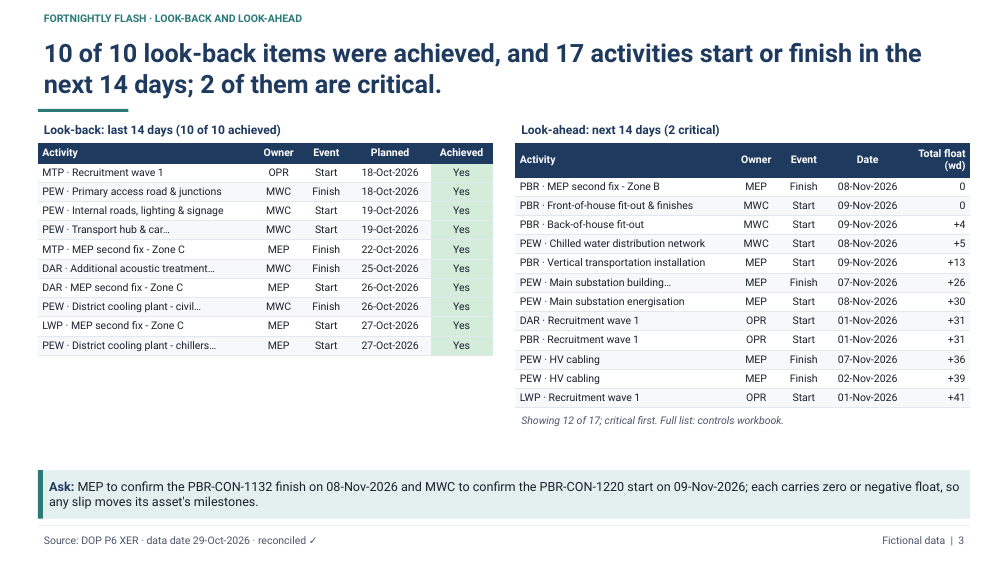
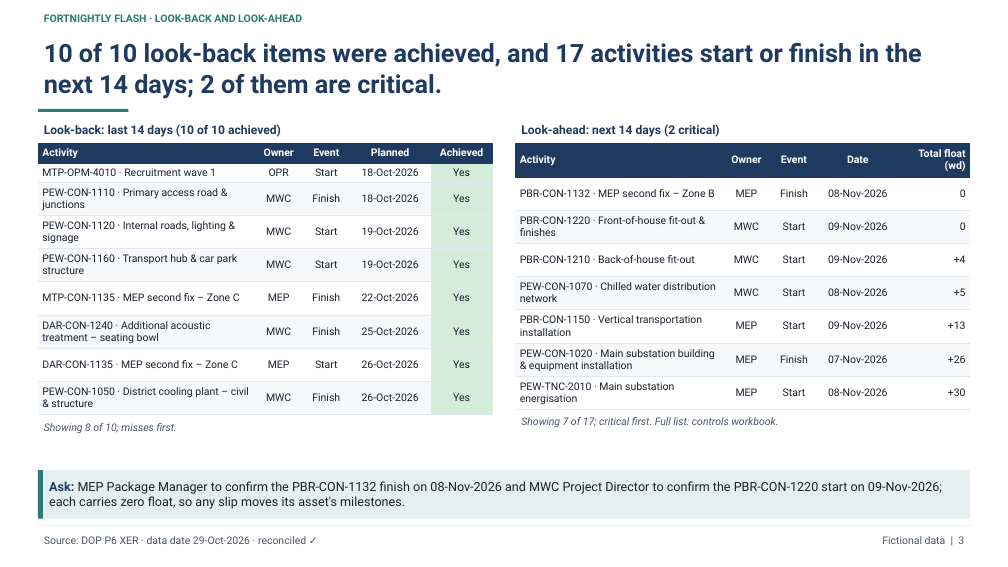
Before and after one commit to schedule-intelligence/destination-opening-programme, a slide deck: slide 3 of docs/downloads/DOP_fortnightly_flash_2026-10-29.pptx. Drawn at 1008x567 pixels with LibreOffice and Linux fonts; fonts in the diff are those of the drawing. Boxes give left, top, right and bottom in pixels: in the first picture for what was removed or moved away, otherwise in the second. Text is boxed around its words. In the diff, an @@ line names an element or a change of style, - is before the commit and + after.

```diff
--- a/docs/downloads/DOP_fortnightly_flash_2026-10-29.pptx
+++ b/docs/downloads/DOP_fortnightly_flash_2026-10-29.pptx
@@ table at [38, 143, 493, 415] @@
-row 2: MTP · Recruitment wave 1 | OPR | Start | 18-Oct-2026 | Yes
-row 3: PEW · Primary access road & junctions | MWC | Finish | 18-Oct-2026 | Yes
-row 4: PEW · Internal roads, lighting & signage | MWC | Start | 19-Oct-2026 | Yes
-row 5: PEW · Transport hub & car… | MWC | Start | 19-Oct-2026 | Yes
-row 6: MTP · MEP second fix - Zone C | MEP | Finish | 22-Oct-2026 | Yes
-row 7: DAR · Additional acoustic treatment… | MWC | Finish | 25-Oct-2026 | Yes
-row 8: DAR · MEP second fix - Zone C | MEP | Start | 26-Oct-2026 | Yes
-row 9: PEW · District cooling plant - civil… | MWC | Finish | 26-Oct-2026 | Yes
-row 10: LWP · MEP second fix - Zone C | MEP | Start | 27-Oct-2026 | Yes
-row 11: PEW · District cooling plant - chillers… | MEP | Start | 27-Oct-2026 | Yes
+row 2: MTP‑OPM‑4010 · Recruitment wave 1 | OPR | Start | 18‑Oct‑2026 | Yes
+row 3: PEW‑CON‑1110 · Primary access road & junctions | MWC | Finish | 18‑Oct‑2026 | Yes
+row 4: PEW‑CON‑1120 · Internal roads, lighting & signage | MWC | Start | 19‑Oct‑2026 | Yes
+row 5: PEW‑CON‑1160 · Transport hub & car park structure | MWC | Start | 19‑Oct‑2026 | Yes
+row 6: MTP‑CON‑1135 · MEP second fix – Zone C | MEP | Finish | 22‑Oct‑2026 | Yes
+row 7: DAR‑CON‑1240 · Additional acoustic treatment – seating bowl | MWC | Finish | 25‑Oct‑2026 | Yes
+row 8: DAR‑CON‑1135 · MEP second fix – Zone C | MEP | Start | 26‑Oct‑2026 | Yes
+row 9: PEW‑CON‑1050 · District cooling plant – civil & structure | MWC | Finish | 26‑Oct‑2026 | Yes
@@ table at [516, 143, 971, 410] @@
-row 2: PBR · MEP second fix - Zone B | MEP | Finish | 08-Nov-2026 | 0
-row 3: PBR · Front-of-house fit-out & finishes | MWC | Start | 09-Nov-2026 | 0
-row 4: PBR · Back-of-house fit-out | MWC | Start | 09-Nov-2026 | +4
-row 5: PEW · Chilled water distribution network | MWC | Start | 08-Nov-2026 | +5
-row 6: PBR · Vertical transportation installation | MEP | Start | 09-Nov-2026 | +13
-row 7: PEW · Main substation building… | MEP | Finish | 07-Nov-2026 | +26
-row 8: PEW · Main substation energisation | MEP | Start | 08-Nov-2026 | +30
-row 9: DAR · Recruitment wave 1 | OPR | Start | 01-Nov-2026 | +31
-row 10: PBR · Recruitment wave 1 | OPR | Start | 01-Nov-2026 | +31
-row 11: PEW · HV cabling | MEP | Finish | 07-Nov-2026 | +36
-row 12: PEW · HV cabling | MEP | Finish | 02-Nov-2026 | +39
-row 13: LWP · Recruitment wave 1 | OPR | Start | 01-Nov-2026 | +41
+row 2: PBR‑CON‑1132 · MEP second fix – Zone B | MEP | Finish | 08‑Nov‑2026 | 0
+row 3: PBR‑CON‑1220 · Front‑of‑house fit-out & finishes | MWC | Start | 09‑Nov‑2026 | 0
+row 4: PBR‑CON‑1210 · Back‑of‑house fit-out | MWC | Start | 09‑Nov‑2026 | +4
+row 5: PEW‑CON‑1070 · Chilled water distribution network | MWC | Start | 08‑Nov‑2026 | +5
+row 6: PBR‑CON‑1150 · Vertical transportation installation | MEP | Start | 09‑Nov‑2026 | +13
+row 7: PEW‑CON‑1020 · Main substation building & equipment installation | MEP | Finish | 07‑Nov‑2026 | +26
+row 8: PEW‑TNC‑2010 · Main substation energisation | MEP | Start | 08‑Nov‑2026 | +30
@@ text at [521, 417, 778, 427]: text changed @@
-Showing 12 of 17; critical first. Full list: controls workbook.
+Showing 7 of 17; critical first. Full list: controls workbook.
@@ text added at [44, 423, 177, 433], 10 pt, text #4A5568, italic @@
+Showing 8 of 10; misses first.
@@ text in rectangle at [49, 481, 942, 509]: text changed @@
-Ask: MEP to confirm the PBR-CON-1132 finish on 08-Nov-2026 and MWC to confirm the PBR-CON-1220 start on 09-Nov-2026; each carries zero or negative float, so any slip moves its asset's milestones.
+Ask: MEP Package Manager to confirm the PBR‑CON‑1132 finish on 08‑Nov‑2026 and MWC Project Director to confirm the PBR‑CON‑1220 start on 09‑Nov‑2026; each carries zero float, so any slip moves its asset's milestones.
```
Also in this commit, not shown: 5 other slides changed, 37 other files.
